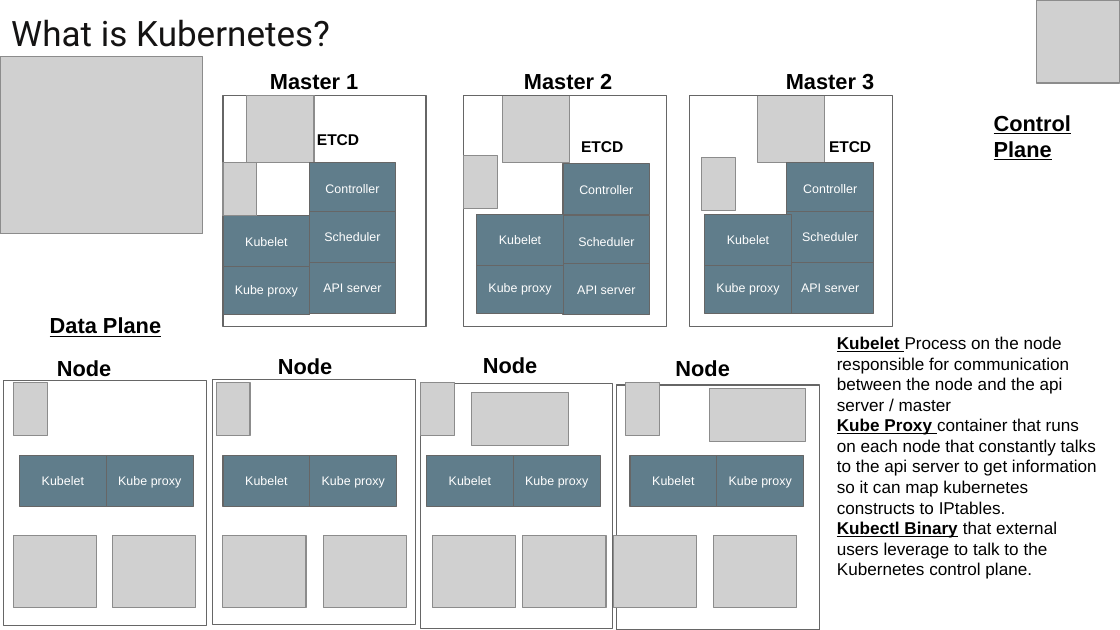
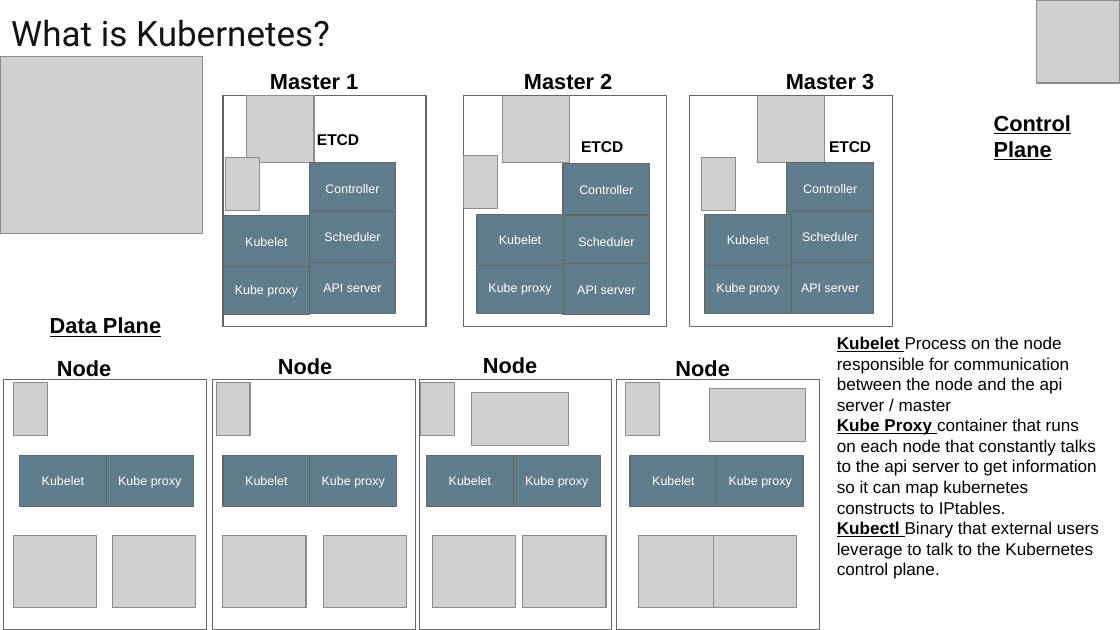
Before and after one commit to burnyd/nynog-k8s-networking-101, a slide deck: slide 2 of Nynog-K8s-networking-101.pptx. Drawn at 1120x630 pixels with LibreOffice and Linux fonts; fonts in the diff are those of the drawing; grey boxes stand for pictures. Boxes give left, top, right and bottom in pixels: in the first picture for what was removed or moved away, otherwise in the second. Text is boxed around its words. In the diff, an @@ line names an element or a change of style, - is before the commit and + after.

```diff
--- a/Nynog-K8s-networking-101.pptx
+++ b/Nynog-K8s-networking-101.pptx
@@ picture: place and size @@
-picture at <box>223,162,256,215</box>
+picture at <box>225,158,259,211</box>
@@ rectangle: place and size @@
-rectangle at <box>3,380,206,625</box>
+rectangle at <box>3,380,206,630</box>
@@ rectangle: place and size @@
-rectangle at <box>212,380,414,625</box>
+rectangle at <box>212,380,414,630</box>
@@ rectangle: place and size @@
-rectangle at <box>616,385,819,630</box>
+rectangle at <box>616,380,819,630</box>
@@ picture: place and size @@
-picture at <box>613,535,696,608</box>
+picture at <box>638,535,721,608</box>
@@ text at <box>837,521,1099,579</box>: bold off, underline off in "Binary" @@
```
Also in this commit, not shown: 10 other slides changed.
